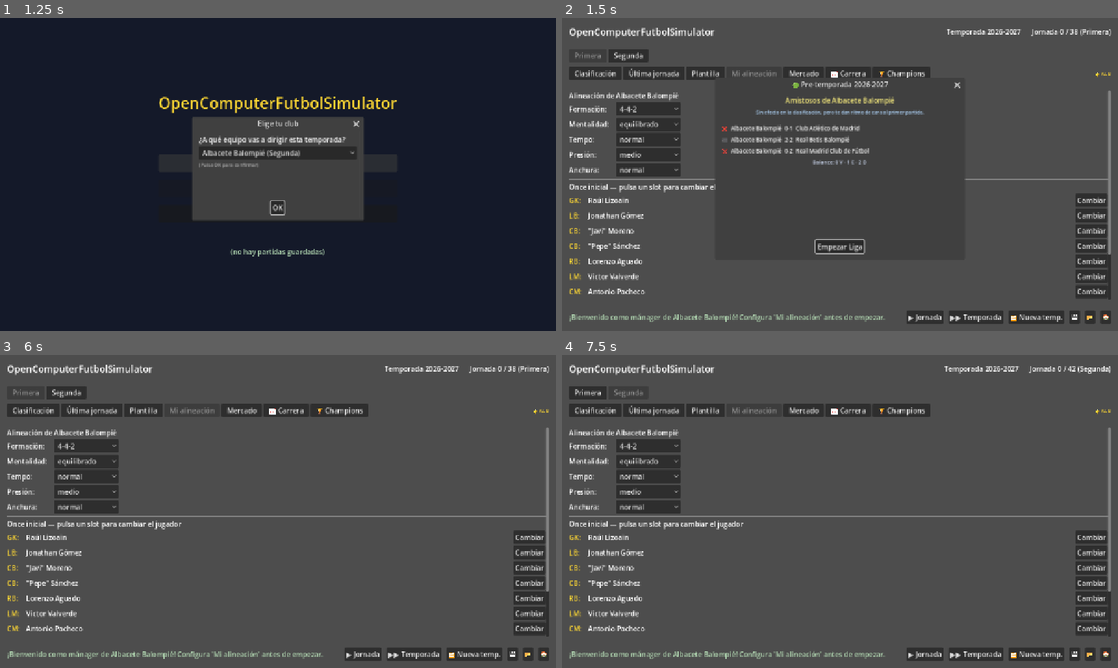
Above: before the commit, frames 1-4 (two rows, left to right).
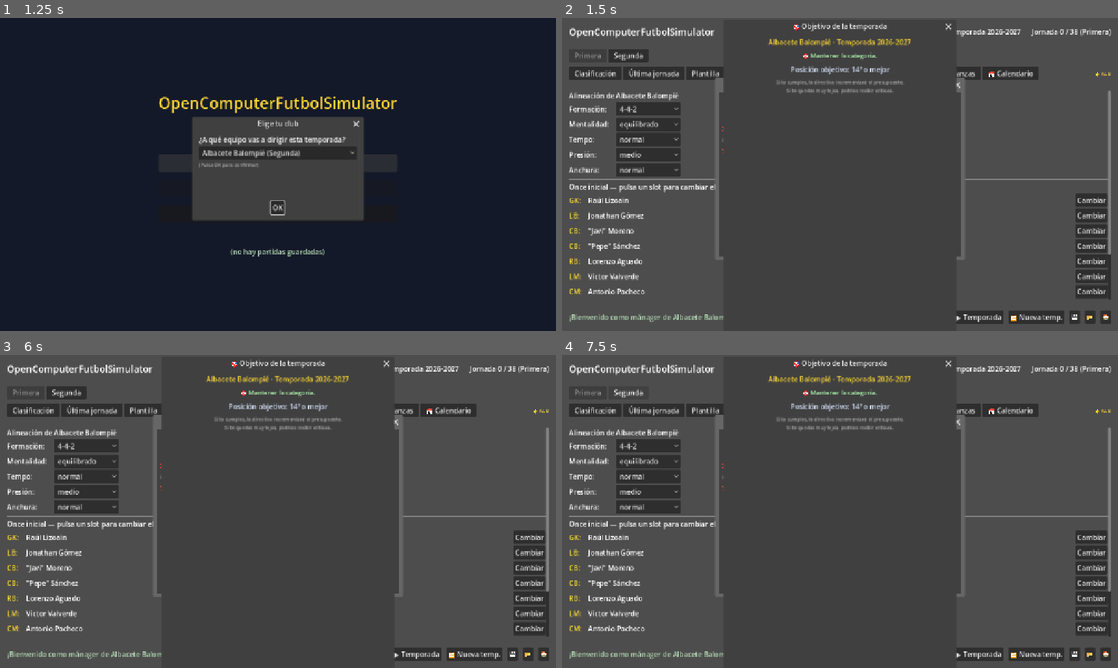
Above: after the commit, the same moments.

Repository: antxiko/OpenComputerFutbolSimulator
Game: Godot game, scene res://scenes/main_menu.tscn
Two runs of this game, one before a commit and one after it. Both use one fixed random seed, a clock stepped at 60 frames per second and the inputs below.
Inputs (mouse positions are in pixels of both pictures, inside the frame that each line leads up to):
- Up to frame 1 (1.25 s): click "🆕 Nueva partida" at 0.5 s
- Up to frame 2 (1.5 s): click "OK" at 1.25 s
- Up to frame 3 (6 s): click "🔁 Nueva temp." at 2 s; click "normal" at 2.75 s; click "normal" at 3.5 s; click "normal" at 4.25 s; click "normal" at 5 s; click "Empezar Liga" at 5.75 s
- Up to frame 4 (7.5 s): click (840, 583) at 6.5 s, where only the run after the commit has a clickable "Empezar Liga"; click "Segunda" at 7.25 s

Frame 1 is identical in both runs. In frame 2, 5.1% of the frame differs, in the area x 27-86%, y 1-98%; in frame 3, 3.3%; in frame 4, 3.7%.

Commit message:
Bloque secundario: stats jugador + finanzas + calendario + cedidos + objetivos
6. Estadísticas individuales por temporada
   Player nuevos campos: season_goals, season_assists, season_matches,
   season_minutes. Se incrementan en _simulate_jornada (matches por
   starting_eleven, goals desde scorers, assists desde events GOAL con
   secondary_player_id). Reset al inicio de cada temporada (_on_reset_season).
   Persistido en SaveSystem.
   Pestaña Plantilla añade columnas PJ/G/A.

7. Pantalla 💰 Finanzas
   Nueva pestaña con presupuesto fichajes, tope salarial, ingresos TV,
   salarios totales, salario medio, top 5 mejor pagados, valor de plantilla
   total y medio. Solo para el equipo del usuario.

8. Pantalla 📅 Calendario
   Vista completa de las 38/42 jornadas con todos los partidos. Marca
   jornadas jugadas (gris), próxima (oro) y partidos del usuario (▶ amarillo).

9. Cedidos diferenciados
   Jugadores con loan_origin_team_id != "" se muestran con color violeta
   y estado "🤝 cedido (vuelve YYYY)" en pestaña Plantilla.

10. Sistema de objetivos del club
    Al inicio de cada temporada, _generate_season_objective genera target
    según reputación + división. Modal "🎯 Objetivo" lo muestra al usuario.
    Al final, _evaluate_season_objective compara posición actual vs target:
      - Superado en 2+: +30% presupuesto, "EXCELENTE"
      - Cumplido: +15%, "OBJETIVO CUMPLIDO"
      - 1-3 por debajo: 0%, "PRÓXIMO"
      - 4+ por debajo: -20%, "FRACASO"
    Modal de evaluación al usuario.

Calibración intacta: 2.26 goles/partido, 8.97 córners, 26.2% bloqueos.

Co-Authored-By: Claude Opus 4.7 (1M context) <noreply@anthropic.com>

Diff:
--- a/scripts/core/save_system.gd
+++ b/scripts/core/save_system.gd
@@ -217,6 +217,10 @@
 		p.basque_eligible = bool(pd.get("basque_eligible", false))
 		p.loan_origin_team_id = String(pd.get("loan_origin_team_id", ""))
 		p.loan_until_year = int(pd.get("loan_until_year", 0))
+		p.season_goals = int(pd.get("season_goals", 0))
+		p.season_assists = int(pd.get("season_assists", 0))
+		p.season_matches = int(pd.get("season_matches", 0))
+		p.season_minutes = int(pd.get("season_minutes", 0))
 		p.history = pd.get("history", []).duplicate()
 	return t
 
@@ -244,6 +248,10 @@
 		"basque_eligible": p.basque_eligible,
 		"loan_origin_team_id": p.loan_origin_team_id,
 		"loan_until_year": p.loan_until_year,
+		"season_goals": p.season_goals,
+		"season_assists": p.season_assists,
+		"season_matches": p.season_matches,
+		"season_minutes": p.season_minutes,
 		"history": p.history.duplicate(),
 		"contract": _contract_to_dict(p.contract),
 	}
--- a/scripts/data/player.gd
+++ b/scripts/data/player.gd
@@ -38,6 +38,11 @@
 # vacío/0 = el jugador NO está cedido (es del club donde está).
 @export var loan_origin_team_id: String = ""
 @export var loan_until_year: int = 0
+# Estadísticas de la temporada actual (se resetean al inicio de cada temporada).
+@export var season_goals: int = 0
+@export var season_assists: int = 0
+@export var season_matches: int = 0
+@export var season_minutes: int = 0  # 90 por partido jugado, simplificación
 
 # Historial estadístico por temporada — se rellena al final de cada temporada
 @export var history: Array = []
--- a/scripts/ui/game_hub.gd
+++ b/scripts/ui/game_hub.gd
@@ -32,6 +32,8 @@
 const VIEW_MARKET := "market"
 const VIEW_CAREER := "career"
 const VIEW_CHAMPIONS := "champions"
+const VIEW_FINANCES := "finances"
+const VIEW_CALENDAR := "calendar"
 
 
 # --------------------------------------------------------------------------- #
@@ -74,6 +76,11 @@
 var user_career_history: Array = []
 # Flag para saber si el mercado de invierno ya se ha ejecutado esta temporada.
 var winter_market_done: bool = false
+# Objetivo del club para esta temporada (depende de la reputación + posición previa).
+# Estructura: { "type": "liga"/"copa"/"champions", "target_position": int, "description": String }
+var season_objective: Dictionary = {}
+# Si el objetivo se ha mostrado al usuario al inicio de temporada
+var objective_shown: bool = false
 # Última edición de competiciones europeas (no se persisten en save).
 var champions_state: ChampionsBracket = null
 var europa_state: ChampionsBracket = null
@@ -211,6 +218,10 @@
 	var view_champions_button := _make_tab_button("🏆 Champions", _on_select_view.bind(VIEW_CHAMPIONS))
 	view_champions_button.name = "ViewChampionsButton"
 	view_tabs.add_child(view_champions_button)
+	var view_finances_button := _make_tab_button("💰 Finanzas", _on_select_view.bind(VIEW_FINANCES))
+	view_tabs.add_child(view_finances_button)
+	var view_calendar_button := _make_tab_button("📅 Calendario", _on_select_view.bind(VIEW_CALENDAR))
+	view_tabs.add_child(view_calendar_button)
 
 	# Indicador de "Mi club" (solo lectura — el club se elige en Nueva partida)
 	var spacer2 := Control.new()
@@ -315,9 +326,14 @@
 	selected_team = null
 	selected_match = null
 	winter_market_done = false  # se podrá abrir el mercado invernal otra vez
+	# Generar objetivo del club para esta temporada
+	if user_team_id != "":
+		_generate_season_objective()
 	# Pre-temporada: 3 amistosos para el equipo del usuario antes de la jornada 1
 	if user_team_id != "":
 		_run_preseason_friendlies()
+		# Mostrar objetivo del club
+		_show_season_objective_modal()
 	_refresh_ui()
 
 
@@ -665,6 +681,202 @@
 	popup.popup_centered()
 
 
+# =========================================================================== #
+# Objetivos del club (por temporada)
+# =========================================================================== #
+# Genera el objetivo de Liga al inicio de cada temporada, basado en la
+# reputación del club y su posición la temporada anterior.
+func _generate_season_objective() -> void:
+	var team := _find_team_by_id(user_team_id)
+	if team == null:
+		return
+	var rep: int = team.reputation
+	var target_position: int
+	var description: String
+	if team.division == "primera":
+		# Primera: posición esperada según reputación
+		if rep >= 92:
+			target_position = 1
+			description = "Conquistar la Liga. Esperamos el título."
+		elif rep >= 85:
+			target_position = 4
+			description = "Plaza Champions League (top 4)."
+		elif rep >= 78:
+			target_position = 7
+			description = "Plaza europea (top 7)."
+		elif rep >= 70:
+			target_position = 12
+			description = "Mantener categoría con tranquilidad (top 12)."
+		else:
+			target_position = 17
+			description = "Salvar la categoría."
+	else:
+		# Segunda: ascender o playoff
+		if rep >= 75:
+			target_position = 2
+			description = "Ascender directo a Primera."
+		elif rep >= 65:
+			target_position = 6
+			description = "Playoff de ascenso."
+		else:
+			target_position = 14
+			description = "Mantener la categoría."
+	season_objective = {
+		"type": "liga",
+		"target_position": target_position,
+		"description": description,
+	}
+	objective_shown = false
+
+
+# Modal con el objetivo al inicio de la temporada (se llama desde _start_season
+# tras los amistosos).
+func _show_season_objective_modal() -> void:
+	if season_objective.is_empty() or objective_shown:
+		return
+	objective_shown = true
+	var team := _find_team_by_id(user_team_id)
+	if team == null:
+		return
+	var popup := AcceptDialog.new()
+	popup.title = "🎯 Objetivo de la temporada"
+	popup.size = Vector2(520, 280)
+	popup.ok_button_text = "Entendido"
+	add_child(popup)
+	var box := VBoxContainer.new()
+	box.add_theme_constant_override("separation", 10)
+	popup.add_child(box)
+
+	var header := Label.new()
+	header.text = "%s · Temporada %d-%d" % [team.name, year, year + 1]
+	header.horizontal_alignment = HORIZONTAL_ALIGNMENT_CENTER
+	header.add_theme_font_size_override("font_size", 16)
+	header.add_theme_color_override("font_color", Color(1.0, 0.85, 0.2))
+	box.add_child(header)
+
+	var goal_label := Label.new()
+	goal_label.text = "🎯 %s" % String(season_objective.get("description", ""))
+	goal_label.horizontal_alignment = HORIZONTAL_ALIGNMENT_CENTER
+	goal_label.add_theme_font_size_override("font_size", 14)
+	goal_label.add_theme_color_override("font_color", Color(0.7, 1.0, 0.7))
+	box.add_child(goal_label)
+
+	var detail := Label.new()
+	detail.text = "Posición objetivo: %dº o mejor" % int(season_objective.get("target_position", 1))
+	detail.horizontal_alignment = HORIZONTAL_ALIGNMENT_CENTER
+	detail.add_theme_color_override("font_color", Color(0.85, 0.9, 1.0))
+	box.add_child(detail)
+
+	var hint := Label.new()
+	hint.text = "Si lo cumples, la directiva incrementará el presupuesto.\nSi te quedas muy lejos, podrías recibir críticas."
+	hint.horizontal_alignment = HORIZONTAL_ALIGNMENT_CENTER
+	hint.autowrap_mode = TextServer.AUTOWRAP_WORD_SMART
+	hint.add_theme_font_size_override("font_size", 11)
+	hint.add_theme_color_override("font_color", Color(0.7, 0.7, 0.7))
+	box.add_child(hint)
+
+	popup.confirmed.connect(func() -> void: popup.queue_free())
+	popup.canceled.connect(func() -> void: popup.queue_free())
+	popup.popup_centered()
+
+
+# Evalúa el cumplimiento del objetivo al final de temporada y aplica
+# refuerzo / sanción al presupuesto del club.
+func _evaluate_season_objective() -> Dictionary:
+	if season_objective.is_empty() or user_team_id == "":
+		return {}
+	var team := _find_team_by_id(user_team_id)
+	if team == null or team.finances == null:
+		return {}
+	var state: DivisionState = primera_state if team.division == "primera" else segunda_state
+	if state.league_table == null:
+		return {}
+	var sorted: Array = state.league_table.sorted_rows()
+	var actual_position: int = -1
+	for i in sorted.size():
+		if sorted[i].team_id == user_team_id:
+			actual_position = i + 1
+			break
+	if actual_position == -1:
+		return {}
+	var target: int = int(season_objective.get("target_position", 1))
+	var description: String = String(season_objective.get("description", ""))
+	var verdict: String
+	var verdict_color: Color
+	var budget_change: float
+	if actual_position <= target - 2:
+		verdict = "EXCELENTE — superaste con creces el objetivo"
+		verdict_color = Color(0.4, 1.0, 0.5)
+		budget_change = 0.30  # +30% presupuesto
+	elif actual_position <= target:
+		verdict = "OBJETIVO CUMPLIDO"
+		verdict_color = Color(0.7, 1.0, 0.7)
+		budget_change = 0.15  # +15%
+	elif actual_position <= target + 3:
+		verdict = "PRÓXIMO al objetivo, ligero descontento"
+		verdict_color = Color(1.0, 0.85, 0.4)
+		budget_change = 0.0
+	else:
+		verdict = "FRACASO — muy lejos del objetivo"
+		verdict_color = Color(1.0, 0.5, 0.5)
+		budget_change = -0.20  # -20%
+	# Aplicar al presupuesto
+	team.finances.budget_transfers_eur = int(float(team.finances.budget_transfers_eur) * (1.0 + budget_change))
+	return {
+		"actual_position": actual_position,
+		"target_position": target,
+		"description": description,
+		"verdict": verdict,
+		"verdict_color": verdict_color,
+		"budget_change": budget_change,
+	}
+
+
+func _show_objective_evaluation_modal(eval: Dictionary) -> void:
+	if eval.is_empty():
+		return
+	var popup := AcceptDialog.new()
+	popup.title = "🎯 Evaluación del objetivo"
+	popup.size = Vector2(540, 320)
+	popup.ok_button_text = "Continuar"
+	add_child(popup)
+	var box := VBoxContainer.new()
+	box.add_theme_constant_override("separation", 8)
+	popup.add_child(box)
+
+	var verdict_label := Label.new()
+	verdict_label.text = String(eval["verdict"])
+	verdict_label.horizontal_alignment = HORIZONTAL_ALIGNMENT_CENTER
+	verdict_label.add_theme_font_size_override("font_size", 17)
+	verdict_label.add_theme_color_override("font_color", eval["verdict_color"])
+	box.add_child(verdict_label)
+
+	box.add_child(HSeparator.new())
+
+	var detail := Label.new()
+	detail.text = "Objetivo: %dº (%s)\nPosición final: %dº" % [
+		int(eval["target_position"]),
+		String(eval["description"]),
+		int(eval["actual_position"]),
+	]
+	detail.horizontal_alignment = HORIZONTAL_ALIGNMENT_CENTER
+	detail.add_theme_color_override("font_color", Color(0.85, 0.9, 1.0))
+	box.add_child(detail)
+
+	var change: float = float(eval["budget_change"])
+	if change != 0.0:
+		var change_label := Label.new()
+		change_label.text = "Presupuesto fichajes: %s%.0f%%" % ["+" if change > 0 else "", change * 100]
+		change_label.horizontal_alignment = HORIZONTAL_ALIGNMENT_CENTER
+		change_label.add_theme_font_size_override("font_size", 13)
+		change_label.add_theme_color_override("font_color", Color(0.7, 1.0, 0.7) if change > 0 else Color(1.0, 0.7, 0.7))
+		box.add_child(change_label)
+
+	popup.confirmed.connect(func() -> void: popup.queue_free())
+	popup.canceled.connect(func() -> void: popup.queue_free())
+	popup.popup_centered()
+
+
 func _init_division(state: DivisionState, seed_offset: int) -> void:
 	var ids: Array = state.teams.map(func(t: Team) -> String: return t.id)
 	state.calendar = CalendarGenerator.generate(ids, SEED_BASE + seed_offset)
@@ -1020,6 +1232,11 @@
 				var ffx: CupBracket.Fixture = final_round.fixtures[0]
 				var loser_id: String = ffx.away_id if ffx.winner_id == ffx.home_id else ffx.home_id
 				sc_qualifiers.append(_find_team_by_id(loser_id))
+		# Evaluar objetivo de temporada antes del reset
+		if user_team_id != "" and not season_objective.is_empty():
+			var eval: Dictionary = _evaluate_season_objective()
+			if not eval.is_empty():
+				_show_objective_evaluation_modal(eval)
 		# Reputación dinámica con la temporada que acaba de terminar
 		ReputationUpdate.apply_after_season(primera_state.league_table, segunda_state.league_table, all_teams)
 		PromotionRelegation.apply(primera_state.league_table, segunda_state.league_table, all_teams)
@@ -1032,6 +1249,13 @@
 	AggressionSystem.update_after_season(all_teams)
 	# Reset de amarillas/rojas para la nueva temporada (mantiene sanciones)
 	CardSystem.reset_yellow_cards(all_teams)
+	# Reset estadísticas individuales (mantiene history acumulada en Player.history)
+	for t: Team in all_teams:
+		for p: Player in t.players:
+			p.season_goals = 0
+			p.season_assists = 0
+			p.season_matches = 0
+			p.season_minutes = 0
 	# Mercado de fichajes (verano)
 	var summer_result: TransferMarket.MarketResult = TransferMarket.run(all_teams, year, SEED_BASE * 7)
 	# Modal de resumen (solo si hubo movimientos relevantes)
@@ -1646,6 +1870,172 @@
 # =========================================================================== #
 # Vista: Mi carrera (histórico)
 # =========================================================================== #
+# =========================================================================== #
+# Vista: 💰 Finanzas (presupuesto, salarios, balance del club del usuario)
+# =========================================================================== #
+func _render_finances_view() -> void:
+	var box := VBoxContainer.new()
+	box.add_theme_constant_override("separation", 14)
+	content_area.add_child(box)
+
+	if user_team_id == "":
+		var l := Label.new()
+		l.text = "No has elegido un club. Vuelve al menú principal y empieza Nueva partida."
+		l.add_theme_font_size_override("font_size", 14)
+		box.add_child(l)
+		return
+
+	var team := _find_team_by_id(user_team_id)
+	if team == null or team.finances == null:
+		return
+
+	# Cabecera
+	var title := Label.new()
+	title.text = "💰 Finanzas — %s · Temporada %d-%d" % [team.name, year, year + 1]
+	title.add_theme_font_size_override("font_size", 18)
+	title.add_theme_color_override("font_color", Color(1.0, 0.85, 0.2))
+	box.add_child(title)
+
+	# Sección 1: presupuesto
+	var section1 := Label.new()
+	section1.text = "── Presupuesto ──"
+	section1.add_theme_color_override("font_color", Color(0.7, 0.85, 1.0))
+	box.add_child(section1)
+	var grid1 := GridContainer.new()
+	grid1.columns = 2
+	grid1.add_theme_constant_override("h_separation", 24)
+	box.add_child(grid1)
+	_finances_row(grid1, "Presupuesto fichajes (verano)", team.finances.budget_transfers_eur)
+	_finances_row(grid1, "Tope salarial / año", team.finances.wage_budget_eur_year)
+	_finances_row(grid1, "Ingresos TV / año", team.finances.tv_revenue_eur_year)
+
+	# Sección 2: salarios actuales
+	var section2 := Label.new()
+	section2.text = "── Salarios actuales ──"
+	section2.add_theme_color_override("font_color", Color(0.7, 0.85, 1.0))
+	box.add_child(section2)
+	var total_salary: int = 0
+	var top_paid: Array = []
+	for p: Player in team.players:
+		var s: int = p.contract.salary_eur_year if p.contract else 0
+		total_salary += s
+		top_paid.append({ "name": p.name, "salary": s, "tier": p.tier, "age": p.age_at(year, 7, 1) })
+	top_paid.sort_custom(func(a, b): return int(a["salary"]) > int(b["salary"]))
+	var grid2 := GridContainer.new()
+	grid2.columns = 2
+	grid2.add_theme_constant_override("h_separation", 24)
+	box.add_child(grid2)
+	_finances_row(grid2, "Salarios totales / año", total_salary)
+	_finances_row(grid2, "Margen sobre tope", team.finances.wage_budget_eur_year - total_salary)
+	_finances_row(grid2, "Salario medio / jugador", total_salary / max(1, team.players.size()))
+
+	# Top 5 mejor pagados
+	var sub := Label.new()
+	sub.text = "Top 5 mejor pagados:"
+	sub.add_theme_color_override("font_color", Color(0.85, 0.9, 1.0))
+	sub.add_theme_font_size_override("font_size", 12)
+	box.add_child(sub)
+	for i in mini(5, top_paid.size()):
+		var t: Dictionary = top_paid[i]
+		var l := Label.new()
+		l.text = "  %s (%s, %d años) — %s €/año" % [
+			String(t["name"]), String(t["tier"]), int(t["age"]),
+			TransferMarket._fmt_eur(int(t["salary"])),
+		]
+		l.add_theme_font_size_override("font_size", 11)
+		box.add_child(l)
+
+	# Sección 3: valor de plantilla
+	var section3 := Label.new()
+	section3.text = "── Valor de la plantilla ──"
+	section3.add_theme_color_override("font_color", Color(0.7, 0.85, 1.0))
+	box.add_child(section3)
+	var total_value: int = 0
+	for p: Player in team.players:
+		total_value += MarketValue.compute(p, year, "")
+	var grid3 := GridContainer.new()
+	grid3.columns = 2
+	grid3.add_theme_constant_override("h_separation", 24)
+	box.add_child(grid3)
+	_finances_row(grid3, "Valor de mercado total", total_value)
+	_finances_row(grid3, "Valor medio / jugador", total_value / max(1, team.players.size()))
+
+
+func _finances_row(grid: GridContainer, label: String, amount: int) -> void:
+	var l1 := Label.new()
+	l1.text = label
+	l1.add_theme_font_size_override("font_size", 12)
+	grid.add_child(l1)
+	var l2 := Label.new()
+	l2.text = "%s €" % TransferMarket._fmt_eur(amount)
+	l2.add_theme_font_size_override("font_size", 12)
+	l2.add_theme_color_override("font_color", Color(0.7, 1.0, 0.7) if amount >= 0 else Color(1.0, 0.7, 0.7))
+	l2.horizontal_alignment = HORIZONTAL_ALIGNMENT_RIGHT
+	grid.add_child(l2)
+
+
+# =========================================================================== #
+# Vista: 📅 Calendario (todas las jornadas con resultados)
+# =========================================================================== #
+func _render_calendar_view() -> void:
+	var st := _current_state()
+	if st.calendar.is_empty():
+		var l := Label.new()
+		l.text = "No hay calendario disponible."
+		content_area.add_child(l)
+		return
+
+	var scroll := ScrollContainer.new()
+	scroll.size_flags_horizontal = Control.SIZE_EXPAND_FILL
+	scroll.size_flags_vertical = Control.SIZE_EXPAND_FILL
+	content_area.add_child(scroll)
+	var vbox := VBoxContainer.new()
+	vbox.add_theme_constant_override("separation", 8)
+	scroll.add_child(vbox)
+
+	var title := Label.new()
+	title.text = "📅 Calendario %s · Temporada %d-%d" % [
+		selected_division.capitalize(), year, year + 1]
+	title.add_theme_font_size_override("font_size", 18)
+	title.add_theme_color_override("font_color", Color(1.0, 0.85, 0.2))
+	vbox.add_child(title)
+
+	# Por cada jornada: encabezado + 10 partidos
+	for j_idx in st.calendar.size():
+		var jornada: Array = st.calendar[j_idx]
+		var played: bool = j_idx < st.current_jornada
+		var header := Label.new()
+		header.text = "── Jornada %d %s──" % [j_idx + 1, "(jugada) " if played else ""]
+		header.add_theme_font_size_override("font_size", 13)
+		var hdr_color: Color = Color(0.85, 0.85, 0.85) if played else Color(0.5, 0.5, 0.5)
+		# Marcar jornada actual
+		if j_idx == st.current_jornada:
+			hdr_color = Color(1.0, 0.85, 0.2)
+			header.text = "── Jornada %d (próxima) ──" % (j_idx + 1)
+		header.add_theme_color_override("font_color", hdr_color)
+		vbox.add_child(header)
+
+		for fixture: Dictionary in jornada:
+			var home_id: String = String(fixture["home_id"])
+			var away_id: String = String(fixture["away_id"])
+			var home: Team = _find_team_by_id(home_id)
+			var away: Team = _find_team_by_id(away_id)
+			if home == null or away == null:
+				continue
+			var line := Label.new()
+			var is_user: bool = home_id == user_team_id or away_id == user_team_id
+			var prefix: String = "▶ " if is_user else "  "
+			# Si la jornada se jugó, intentar encontrar el resultado en season history
+			# (no lo persistimos por jornada, así que solo mostramos resultado para "última jornada")
+			line.text = "%s%-30s vs %30s" % [prefix, home.name.left(30), away.name.left(30)]
+			line.add_theme_font_size_override("font_size", 11)
+			if is_user:
+				line.add_theme_color_override("font_color", Color(1.0, 0.95, 0.5))
+			elif played:
+				line.add_theme_color_override("font_color", Color(0.7, 0.7, 0.7))
+			vbox.add_child(line)
+
+
 func _render_career_view() -> void:
 	if user_team_id == "":
 		var l := Label.new()
@@ -1792,22 +2182,37 @@
 			state.last_jornada_results.append(result)
 			# Procesar tarjetas → posibles sanciones para el próximo partido
 			CardSystem.process_match(result, all_teams)
-			# Acumular goleadores de la temporada
+			# Stats de jugador por temporada: matches + minutos (titulares = 90 min)
+			for p: Player in home_lineup.starting_eleven:
+				p.season_matches += 1
+				p.season_minutes += 90
+			for p: Player in away_lineup.starting_eleven:
+				p.season_matches += 1
+				p.season_minutes += 90
+			# Goles
 			for pid in result.scorers.keys():
 				var goals: int = int(result.scorers[pid])
+				var pgoal: Player = _find_player_globally(pid)
+				if pgoal != null:
+					pgoal.season_goals += goals
 				if not state.season_scorers.has(pid):
-					var p: Player = _find_player_globally(pid)
 					var team_short: String = ""
 					for t: Team in state.teams:
 						if t.find_player(pid) != null:
 							team_short = t.short_name
 							break
 					state.season_scorers[pid] = {
-						"name": p.name if p else pid,
+						"name": pgoal.name if pgoal else pid,
 						"team_short": team_short,
 						"goals": 0,
 					}
 				state.season_scorers[pid]["goals"] += goals
+			# Asistencias (de los eventos GOAL con secondary_player_id)
+			for ev: MatchEvent in result.events:
+				if ev.type == MatchEvent.T_GOAL and ev.secondary_player_id != "":
+					var passist: Player = _find_player_globally(ev.secondary_player_id)
+					if passist != null:
+						passist.season_assists += 1
 	state.current_jornada += 1
 
 
@@ -1965,6 +2370,8 @@
 		VIEW_MARKET: _render_market_view()
 		VIEW_CAREER: _render_career_view()
 		VIEW_CHAMPIONS: _render_champions_view()
+		VIEW_FINANCES: _render_finances_view()
+		VIEW_CALENDAR: _render_calendar_view()
 
 
 # --------------------------------------------------------------------------- #
@@ -2328,12 +2735,12 @@
 
 	# Tabla de plantilla
 	var grid := GridContainer.new()
-	grid.columns = 10
-	grid.add_theme_constant_override("h_separation", 14)
+	grid.columns = 13
+	grid.add_theme_constant_override("h_separation", 12)
 	grid.add_theme_constant_override("v_separation", 3)
 	content_area.add_child(grid)
 
-	var headers: Array[String] = ["#", "Nombre", "Pos", "Edad", "Nac", "Tier", "Pot", "Ovr", "Estado", "Cont"]
+	var headers: Array[String] = ["#", "Nombre", "Pos", "Edad", "Nac", "Tier", "Pot", "Ovr", "PJ", "G", "A", "Estado", "Cont"]
 	for h in headers:
 		var l := Label.new()
 		l.text = h
@@ -2353,7 +2760,9 @@
 		var until_year: int = p.contract.until_year if p.contract != null else 0
 		var injury_str: String = InjurySystem.injury_summary(p)
 		var status_str: String = "—"
-		if injury_str != "":
+		if p.loan_origin_team_id != "":
+			status_str = "🤝 cedido (vuelve %d)" % p.loan_until_year
+		elif injury_str != "":
 			status_str = "🏥 " + injury_str
 		elif CardSystem.is_suspended(p):
 			status_str = "🟥 sancionado %d" % p.suspended_matches
@@ -2370,6 +2779,9 @@
 			p.tier,
 			p.potential_tier,
 			str(ovr),
+			str(p.season_matches),
+			str(p.season_goals),
+			str(p.season_assists),
 			status_str,
 			str(until_year),
 		]
@@ -2385,6 +2797,9 @@
 		var is_susp: bool = CardSystem.is_suspended(p)
 		if is_inj or is_susp:
 			color = Color(1.0, 0.5, 0.5)
+		# Cedido: color violeta para diferenciar
+		if p.loan_origin_team_id != "":
+			color = Color(0.85, 0.7, 1.0)
 		for i in cells.size():
 			var l := Label.new()
 			l.text = cells[i]
